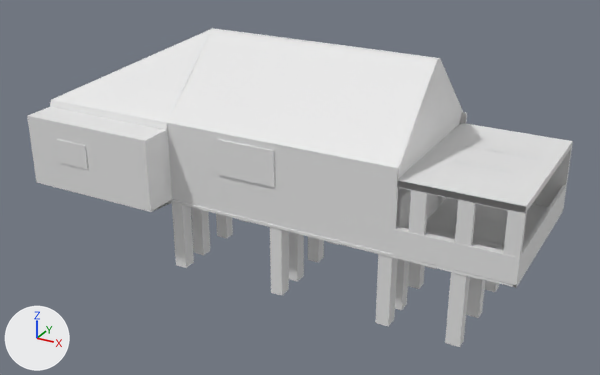
Two versions of the Blender file Assets/3D Assets/Blender/House.blend, one commit apart.
Before and after are seen from a camera (50 mm lens) standing at (44.1, -126.8, 64.2) and looking at (-27.7, 3.8, -1.0). Every picture has the same lights, and +X, +Y and +Z are marked at lower left.

The older version as bpy lines, for what is in view:
```python
ob_bedroom1ceiling = bpy.data.objects.new('Bedroom1Ceiling', me_cube_018)
ob_bedroom1ceiling.location = (-44.1, 0.0, 7.7)
ob_bedroom1ceiling.scale = (0.122, 15.5, 7.76)
ob_bedroom1wall1 = bpy.data.objects.new('Bedroom1Wall1', me_cube_012)
ob_bedroom1wall1.location = (-44.1, 0.0, 7.7)
ob_bedroom1wall1.scale = (0.122, 15.5, 7.76)
ob_bedroom1wall2 = bpy.data.objects.new('Bedroom1Wall2', me_cube_013)
ob_bedroom1wall2.location = (-44.1, 0.0, 7.7)
ob_bedroom1wall2.scale = (0.122, 15.5, 7.76)
ob_bedroom1wall3 = bpy.data.objects.new('Bedroom1Wall3', me_cube_014)
ob_bedroom1wall3.location = (-44.1, 0.0, 7.7)
ob_bedroom1wall3.scale = (0.122, 15.5, 7.76)
ob_bedroom1window = bpy.data.objects.new('Bedroom1Window', me_cube_015)
ob_bedroom1window.location = (-44.1, 0.0, 7.7)
ob_bedroom1window.scale = (0.122, 15.5, 7.76)
ob_boarderaroundhouse = bpy.data.objects.new('BoarderAroundHouse', me_cube)
ob_boarderaroundhouse.location = (0.0, 0.0, 7.7)
ob_boarderaroundhouse.scale = (0.122, 15.5, 7.76)
ob_pourchrailing = bpy.data.objects.new('PourchRailing', me_cube_034)
ob_pourchrailing.location = (0.0, 0.0, 7.7)
ob_pourchrailing.scale = (0.122, 15.5, 7.76)
ob_roofleftside = bpy.data.objects.new('RoofLeftSide', me_cube_045)
ob_roofleftside.location = (-22.1, -15.3, 7.7)
ob_roofleftside.rotation_euler = (0.0, 0.0, 1.571)  # degrees (0, 0, 90)
ob_roofleftside.scale = (0.122, 22.2, 7.76)
ob_roofrearpart = bpy.data.objects.new('RoofRearPart', me_cube_046)
ob_roofrearpart.location = (-44.1, 0.0, 7.7)
ob_roofrearpart.scale = (0.122, 15.5, 7.76)
# also in view: 'UnderNethHousePillars' at (-15.9, 0.0, -6.7); 'PourchPillars' at (11.3, -15.0, 8.6); 'Bedroom1Wall4' at (-44.0, -12.2, 7.3); 'KitchenWindow' at (-27.7, -15.7, 11.0); 'PourchUtilityWall' at (15.9, 15.1, 6.2)
```
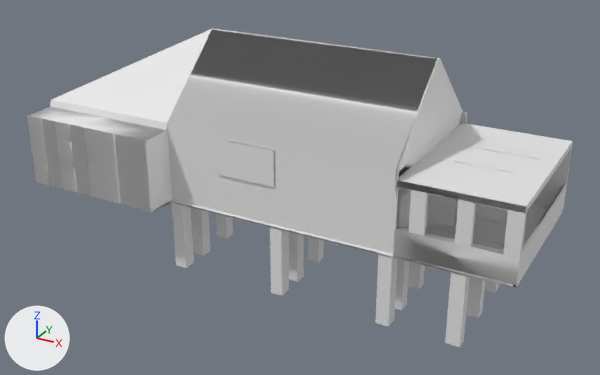
Boxes [x1, y1, x2, y2] around the edits, measured in the pictures (600 x 375 px):
part 1 of me_cube_018, shading changed
    both: [28, 107, 165, 140]
part 2 of me_cube_012, shading changed
    both: [84, 128, 151, 212]
part 3 of me_cube_013, shading changed
    both: [27, 116, 63, 189]
part 4 of me_cube_014, shading changed
    both: [55, 121, 91, 196]
part 5 of me_cube_015, shading changed
    both: [56, 139, 88, 169]
part 6 of me_cube_034, shading changed
    both: [393, 185, 567, 285]
part 7 of me_cube, shading changed
    both: [175, 58, 552, 288]
part 8 of me_cube_045, shading changed
    both: [167, 30, 436, 168]

What the commit changed:
me_cube_018 has 10 vertices, 1 face, 1 loose edge and spans x -226.0..1.0, y -1.0..0.0, z 1.0.
me_cube_018 is used by ob_bedroom1ceiling; location (-44.1, 0.0, 7.7); scale (0.122, 15.5, 7.76).
me_cube_018 part 1: all faces are now shaded smooth (1 of 1 changed).
me_cube_012 has 12 vertices, 1 face and spans x -112.7..1.0, y -1.4, z -0.9..0.8.
me_cube_012 is used by ob_bedroom1wall1; location (-44.1, 0.0, 7.7); scale (0.122, 15.5, 7.76).
me_cube_012 part 2: all faces are now shaded smooth (1 of 1 changed).
me_cube_013 has 12 vertices, 1 face and spans x -226.4..-169.5, y -1.4, z -0.9..0.8.
me_cube_013 is used by ob_bedroom1wall2; location (-44.1, 0.0, 7.7); scale (0.122, 15.5, 7.76).
me_cube_013 part 3: all faces are now shaded smooth (1 of 1 changed).
me_cube_014 has 12 vertices, 2 faces and spans x -169.5..-112.7, y -1.4, z -0.9..0.8.
me_cube_014 is used by ob_bedroom1wall3; location (-44.1, 0.0, 7.7); scale (0.122, 15.5, 7.76).
me_cube_014 part 4: all faces are now shaded smooth (2 of 2 changed).
me_cube_015 has 4 vertices, 1 face and spans x -169.5..-112.7, y -1.4, z -0.2..0.4.
me_cube_015 is used by ob_bedroom1window; location (-44.1, 0.0, 7.7); scale (0.122, 15.5, 7.76).
me_cube_015 part 5: all faces are now shaded smooth (1 of 1 changed).
me_cube_034 has 50 vertices, 12 faces and spans x 1.0..165.0, y -1.0..1.0, z -1.0..0.0.
me_cube_034 is used by ob_pourchrailing; location (0.0, 0.0, 7.7); scale (0.122, 15.5, 7.76).
me_cube_034 part 6: edges marked sharp go from 0 to 9.
me_cube is used by ob_boarderaroundhouse; location (0.0, 0.0, 7.7); scale (0.122, 15.5, 7.76).
me_cube had 739 vertices, 311 faces, 21 loose edges and spanned x -588.0..165.0, y -1.0..2.0, z -3.0..3.0.
me_cube now has 739 vertices, 310 faces, 21 loose edges and spans x -588.0..165.0, y -1.0..2.0, z -3.0..3.0.
me_cube part 7: 310 kept faces spanning x -588.0..165.0, y -1.0..2.0, z -3.0..3.0 are now shaded smooth.
me_cube_045 has 14 vertices, 2 faces and spans x -1.0..125.2, y -1.0..1.0, z 1.0..2.8.
me_cube_045 is used by ob_roofleftside; location (-22.1, -15.3, 7.7); rotation (0.0, 0.0, 1.571), in degrees (0, 0, 90); scale (0.122, 22.2, 7.76).
me_cube_045 part 8: all faces are now shaded smooth (2 of 2 changed).
